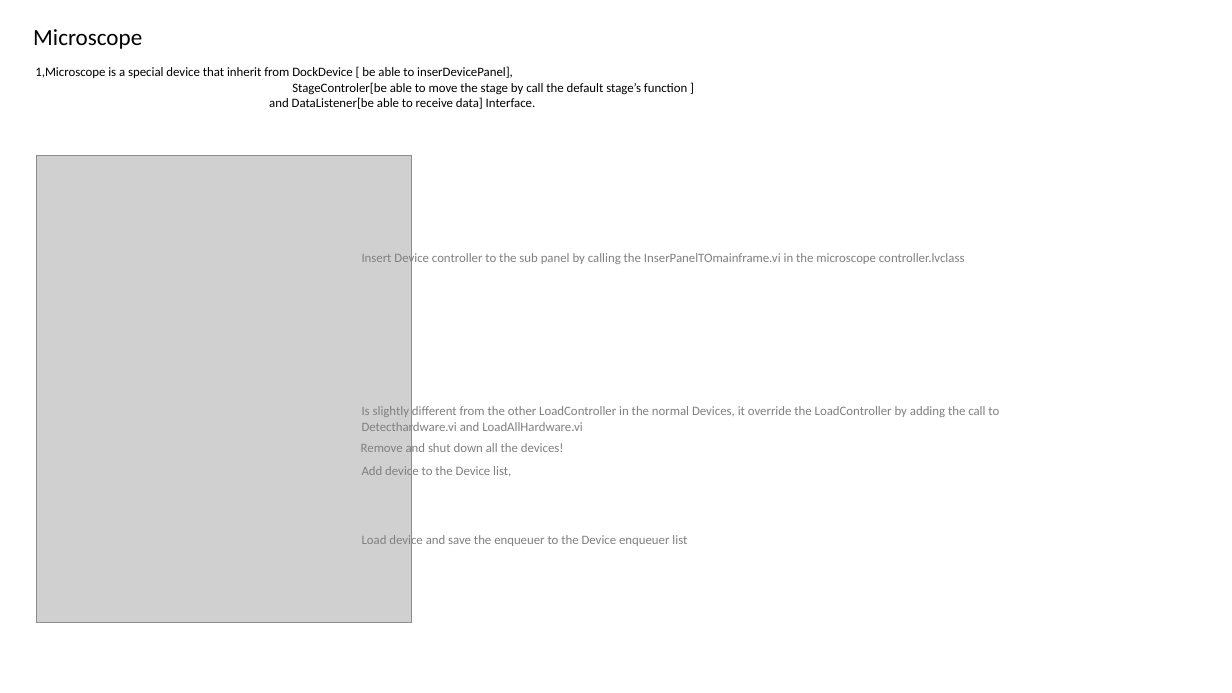
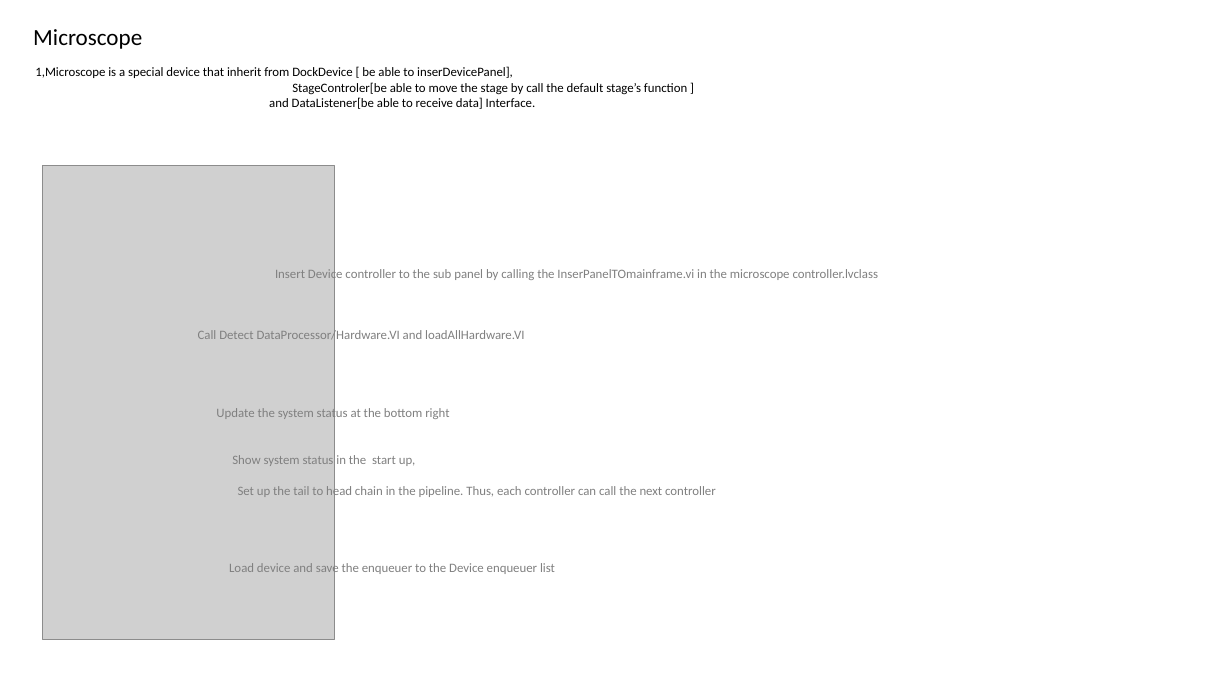
Before and after one commit to erisir/MMicroscopy, a slide deck: slide 10 of Document.pptx (slide 5 before the commit). Drawn at 1232x693 pixels with LibreOffice and Linux fonts; fonts in the diff are those of the drawing; grey boxes stand for pictures. Boxes give left, top, right and bottom in pixels: in the first picture for what was removed or moved away, otherwise in the second. Text is boxed around its words. In the diff, an @@ line names an element or a change of style, - is before the commit and + after.

```diff
--- a/Document.pptx
+++ b/Document.pptx
@@ picture resized from (x1=37, y1=155, x2=411, y2=623) to (x1=43, y1=165, x2=335, y2=640) @@
@@ text "Insert Device controller to the ..." moved from (x1=362, y1=251, x2=965, y2=266) to (x1=275, y1=267, x2=879, y2=282) @@
@@ text at (x1=198, y1=329, x2=524, y2=344): text changed @@
-Is slightly different from the other LoadController in the normal Devices, it override the LoadController by adding the call to Detecthardware.vi and LoadAllHardware.vi
+Call Detect DataProcessor/Hardware.VI and loadAllHardware.VI
@@ text at (x1=216, y1=406, x2=449, y2=421): text changed @@
-Remove and shut down all the devices!
+Update the system status at the bottom right
@@ text at (x1=232, y1=455, x2=416, y2=466): text changed @@
-Add device to the Device list,
+Show system status in the start up,
@@ text added at (x1=238, y1=485, x2=716, y2=500), 10 pt, text #808080 @@
+Set up the tail to head chain in the pipeline. Thus, each controller can call the next controller
@@ text "Load device and save the ..." moved from (x1=362, y1=533, x2=687, y2=548) to (x1=229, y1=561, x2=555, y2=576) @@
```
Also in this commit, not shown: 3 other slides changed, 7 slides added, 4 slides removed.
